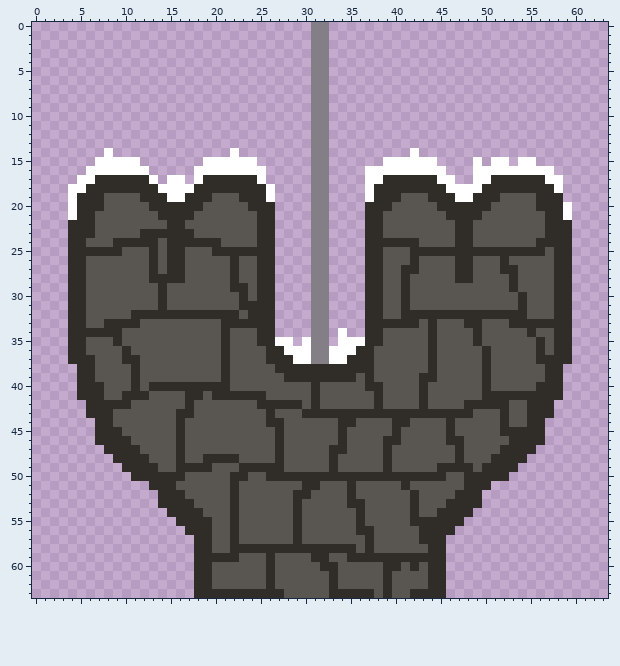
One commit to this pixel-art file: 1r/Disseny 3D/2D/TileSet/Torre2.ase. Above is the file before it was changed.
64x64 pixels, 1 frame.
New version:
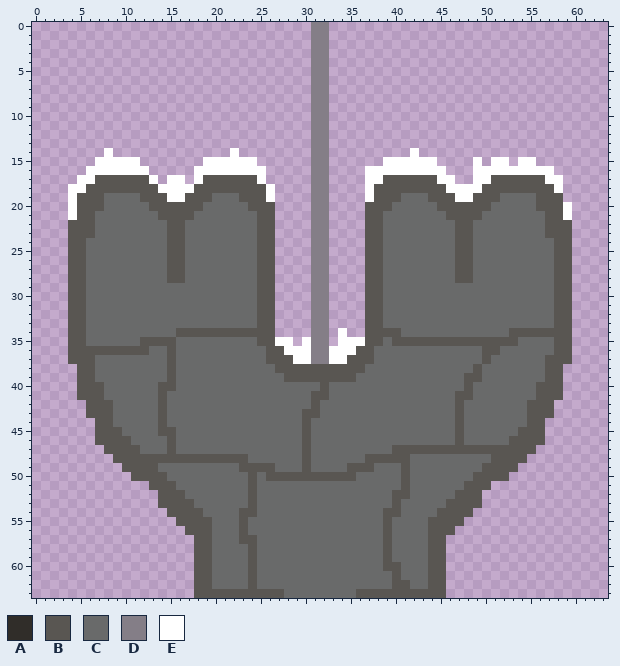
Palette (. is transparent): A #302d29  B #595652  C #696a6a  D #847e87  E #ffffff
What changed:
@@ x 0..63 @@
 16 ......EEEEEEE.....EEEEEEEE.....DD....EEEEEEEEE...EEEEEEEEE......
-17 .....EEAAAAAAE.EE.EAAAAAAE.....DD....EEAAAAAAEE..EEAAAAAAEE.....
-18 ....EEAAAAAAAAEEEEAAAAAAAAE....DD....EAAAAAAAAEEEEAAAAAAAAE.....
-19 ....EAAABBBBAAAEEAAABBBAAAE....DD....EAAABBBAAAEEAAABBBBAAA.....
-20 ....EAAABBBBBAAAAAABBBBBAAA....DD....AAABBBBBAAAAAABBBBBAAAE....
-21 ....EAABBBBBBBAAAABBBBBBBAA....DD....AABBBBBBBAAAABBBBBBBAAE....
-22 ....AAABBBBBBBBAABBBBBBBBAA....DD....AABBBBBBBBAABBBBBBBBAAA....
-23 ....AAABBBBBAAAAAABBBBBBBAA....DD....AABBBBBBBBAABBBBBBBBAAA....
-24 ....AABBBAAAAABAAAAAABBBBAA....DD....AAAAAABBBBAABBBBBBBAAAA....
-25 ....AAAAAABBBABAABBBAAAAAAA....DD....AABBBAAAAAAAAAAAAAAABAA....
-26 ....AABBBBBBBABAABBBBBABBAA....DD....AABBBABBBBAABBBABBBBBAA....
-27 ....AABBBBBBBABAABBBBBABBAA....DD....AABBAABBBBAABBBAABBBBAA....
-28 ....AABBBBBBBAAAABBBBBABBAA....DD....AABBABBBBBAABBBBABBBBAA....
-29 ....AABBBBBBBBABBBBBBBAABAA....DD....AABBABBBBBBBBBBBABBBBAA....
-30 ....AABBBBBBBBABBBBBBBBABAA....DD....AABBABBBBBBBBBBBBABBBAA....
-31 ....AABBBBBBBBABBBBBBBBAAAA....DD....AABBABBBBBBBBBBBBABBBAA....
-32 ....AABBBBBAAAAAAAAAAAABAAA....DD....AABBAAAAAAAAAAAAAABBBAA....
-33 ....AABBAAAABBBBBBBBBAAAAAA....DD....AAAAAABABBBAABBBAAAAAAA....
-34 ....AAAAAABBBBBBBBBBBABBBAA....DD.E..AABBBBBABBBBABBBBBABBAA....
-35 ....AABBBABBBBBBBBBBBABBBAAEE.EDD.EEEAABBBBBABBBBABBBBBBABAA....
-36 ....AABBBBABBBBBBBBBBABBBBAAEEEDDEEEAABBBBBBABBBBBABBBBBABAA....
-37 ....AAABBBAABBBBBBBBBABBBBAAAEEDDEEAAABBBBBBABBBBBABBBBBAAAA....
-38 .....AABBBBABBBBBBBBBABBBBBAAAAAAAAAAABBBBBBABBBBBABBBBBBAA.....
-39 .....AABBBBABBBBBBBBBABBBBBBAAAAAAAABABBBBBAABBBBBABBBBBBAA.....
-40 .....AAABBBABAAAAAAAAABBBBBBBBBABBBBBAABBBBABBBBBBABBBBBAAA.....
-41 .....AAABBAAABBBBAABAAAAAABBBBBABBBBBBABBBBABBBBBBAAAAAAAAA.....
-42 ......AAAAABBBBBBABBBBBBBAAAAABABBBBBBABBBBABBBBAAAAABBAAA......
-43 ......AAABBBBBBBAABBBBBBBBABBBAAAAAAAAAAAAAAAAAAABBBABBAAA......
-44 .......AABBBBBBBABBBBBBBBBAABBBBBBAABBBBAABBBBABBBBBABBAA.......
-45 .......AAABBBBBBABBBBBBBBBBABBBBBBABBBBBABBBBBABBBBBAAAAA.......
-46 .......AAAABBBBBABBBBBBBBBBABBBBBBABBBBAABBBBBAABBBBBAAAA.......
-47 ........AAAABBBBABBBBBBBBBBABBBBBAABBBBABBBBBBBABBBBAAAA........
-48 .........AAAABBBABBAAAABBBBABBBBBABBBBBABBBBBBBABBBAAAA.........
-49 ..........AAAABBAAAABBBAAAAABBBBBABBBBBABBBBBAAAABAAAA..........
-50 ...........AAAAAABBBBBAABBAAAAAAAAAAAAAAAAAAAABBAAAAA...........
-51 .............AAABBBBBBABBBBBBBAABBBABBBBBABBBBBBAAA.............
-52 ..............AAABBBBBABBBBBBAABBBBABBBBBBABBBBAAA..............
-53 ..............AAAABBBBABBBBBBABBBBBAABBBBBABBBAAAA..............
-54 ...............AAAABBBABBBBBBABBBBBBABBBBBABBAAAA...............
-55 ................AAAABBABBBBBBABBBBBBABBBBBAAAAAA................
-56 .................AAABBABBBBBBABBBBBBAABBBBBAAAA.................
-57 ..................AABBABBBBBBABBBBBBBABBBBBAAA..................
-58 ..................AABBAAAAAAAAAAAAAABABBBBBBAA..................
-59 ..................AAAAABBBABBBBAABBAAAAAAAAAAA..................
-60 ..................AABBBBBBABBBBBAABBBBBAABABAA..................
-61 ..................AABBBBBBABBBBBBABBBBBABBBBAA..................
-62 ..................AABBBBBBABBBBBBABBBBBABBBBAA..................
-63 ..................AAAAAAAAAABBBBBAAAAABABBAAAA..................
+17 .....EEBBBBBBE.EE.EBBBBBBE.....DD....EEBBBBBBEE..EEBBBBBBEE.....
+18 ....EEBBBBBBBBEEEEBBBBBBBBE....DD....EBBBBBBBBEEEEBBBBBBBBE.....
+19 ....EBBBCCCCBBBEEBBBCCCBBBE....DD....EBBBCCCBBBEEBBBCCCCBBB.....
+20 ....EBBBCCCCCBBBBBBCCCCCBBB....DD....BBBCCCCCBBBBBBCCCCCBBBE....
+21 ....EBBCCCCCCCBBBBCCCCCCCBB....DD....BBCCCCCCCBBBBCCCCCCCBBE....
+22 ....BBBCCCCCCCCBBCCCCCCCCBB....DD....BBCCCCCCCCBBCCCCCCCCBBB....
+23 ....BBBCCCCCCCCBBCCCCCCCCBB....DD....BBCCCCCCCCBBCCCCCCCCBBB....
+24 ....BBCCCCCCCCCBBCCCCCCCCBB....DD....BBCCCCCCCCBBCCCCCCCCCBB....
+25 ....BBCCCCCCCCCBBCCCCCCCCBB....DD....BBCCCCCCCCBBCCCCCCCCCBB....
+26 ....BBCCCCCCCCCBBCCCCCCCCBB....DD....BBCCCCCCCCBBCCCCCCCCCBB....
+27 ....BBCCCCCCCCCBBCCCCCCCCBB....DD....BBCCCCCCCCBBCCCCCCCCCBB....
+28 ....BBCCCCCCCCCBBCCCCCCCCBB....DD....BBCCCCCCCCBBCCCCCCCCCBB....
+29 ....BBCCCCCCCCCCCCCCCCCCCBB....DD....BBCCCCCCCCCCCCCCCCCCCBB....
+30 ....BBCCCCCCCCCCCCCCCCCCCBB....DD....BBCCCCCCCCCCCCCCCCCCCBB....
+31 ....BBCCCCCCCCCCCCCCCCCCCBB....DD....BBCCCCCCCCCCCCCCCCCCCBB....
+32 ....BBCCCCCCCCCCCCCCCCCCCBB....DD....BBCCCCCCCCCCCCCCCCCCCBB....
+33 ....BBCCCCCCCCCCCCCCCCCCCBB....DD....BBCCCCCCCCCCCCCCCCCCCBB....
+34 ....BBCCCCCCCCCCBBBBBBBBBBB....DD.E..BBBBCCCCCCCCCCCCBBBBBBB....
+35 ....BBCCCCCCBBBBCCCCCCCCCBBEE.EDD.EEEBBCBBBBBBBBBBBBBBCCCCBB....
+36 ....BBBBBBBBBCCBCCCCCCCCCCBBEEEDDEEEBBCCCCCCCCCCCCBBCCCCCCBB....
+37 ....BBBCCCCCCCCBCCCCCCCCCCBBBEEDDEEBBBCCCCCCCCCCCCBCCCCCCBBB....
+38 .....BBCCCCCCCCBCCCCCCCCCCCBBBBBBBBBBCCCCCCCCCCCCBCCCCCCCBB.....
+39 .....BBCCCCCCCCBCCCCCCCCCCCCBBBBBBBBCCCCCCCCCCCCBBCCCCCCCBB.....
+40 .....BBBCCCCCCBBCCCCCCCCCCCCCCCCBCCCCCCCCCCCCCCCBCCCCCCCBBB.....
+41 .....BBBCCCCCCBCCCCCCCCCCCCCCCCBBCCCCCCCCCCCCCCBBCCCCCCCBBB.....
+42 ......BBBCCCCCBCCCCCCCCCCCCCCCCBCCCCCCCCCCCCCCCBCCCCCCCBBB......
+43 ......BBBCCCCCBCCCCCCCCCCCCCCCBBCCCCCCCCCCCCCCCBCCCCCCCBBB......
+44 .......BBCCCCCBCCCCCCCCCCCCCCCBCCCCCCCCCCCCCCCCBCCCCCCCBB.......
+45 .......BBBCCCCBBCCCCCCCCCCCCCCBCCCCCCCCCCCCCCCCBCCCCCCBBB.......
+46 .......BBBBCCCCBCCCCCCCCCCCCCCBCCCCCCCCCCCCCCCCBCCCCCBBBB.......
+47 ........BBBBCCCBCCCCCCCCCCCCCCBCCCCCCCCCBBBBBBBBBBBBBBBB........
+48 .........BBBBBBBBBBBBBBBCCCCCCBCCCCCCBBBBBCCCCCCCCCBBBB.........
+49 ..........BBBBCCCCCCCCCBBBBCCCBCCCCBBBCCCBCCCCCCCCBBBB..........
+50 ...........BBBBCCCCCCCCCBCBBBBBBBBBBCCCCCBCCCCCCCBBBB...........
+51 .............BBBCCCCCCCCBCCCCCCCCCCCCCCCCBCCCCCCBBB.............
+52 ..............BBBCCCCCCCBCCCCCCCCCCCCCCCBBCCCCCBBB..............
+53 ..............BBBBCCCCCCBCCCCCCCCCCCCCCCBCCCCCBBBB..............
+54 ...............BBBBCCCCBBCCCCCCCCCCCCCCBBCCCCBBBB...............
+55 ................BBBBCCCBCCCCCCCCCCCCCCCBCCCCBBBB................
+56 .................BBBCCCBCCCCCCCCCCCCCCCBCCCCBBB.................
+57 ..................BBCCCBBCCCCCCCCCCCCCCBCCCCBB..................
+58 ..................BBCCCCBCCCCCCCCCCCCCCBCCCCBB..................
+59 ..................BBCCCCBCCCCCCCCCCCCCCBCCCCBB..................
+60 ..................BBCCCCBCCCCCCCCCCCCCCBBCCCBB..................
+61 ..................BBCCCCBCCCCCCCCCCCCCCCBCCCBB..................
+62 ..................BBCCCCBCCCCCCCCCCCCCCCBBCCBB..................
+63 ..................BBBBBBBBBBCCCCCCCCBBBBBBBBBB..................
Changed places in both pictures, as pixel boxes (x1, y1, x2, y2):
changed: (68, 175, 572, 598)
